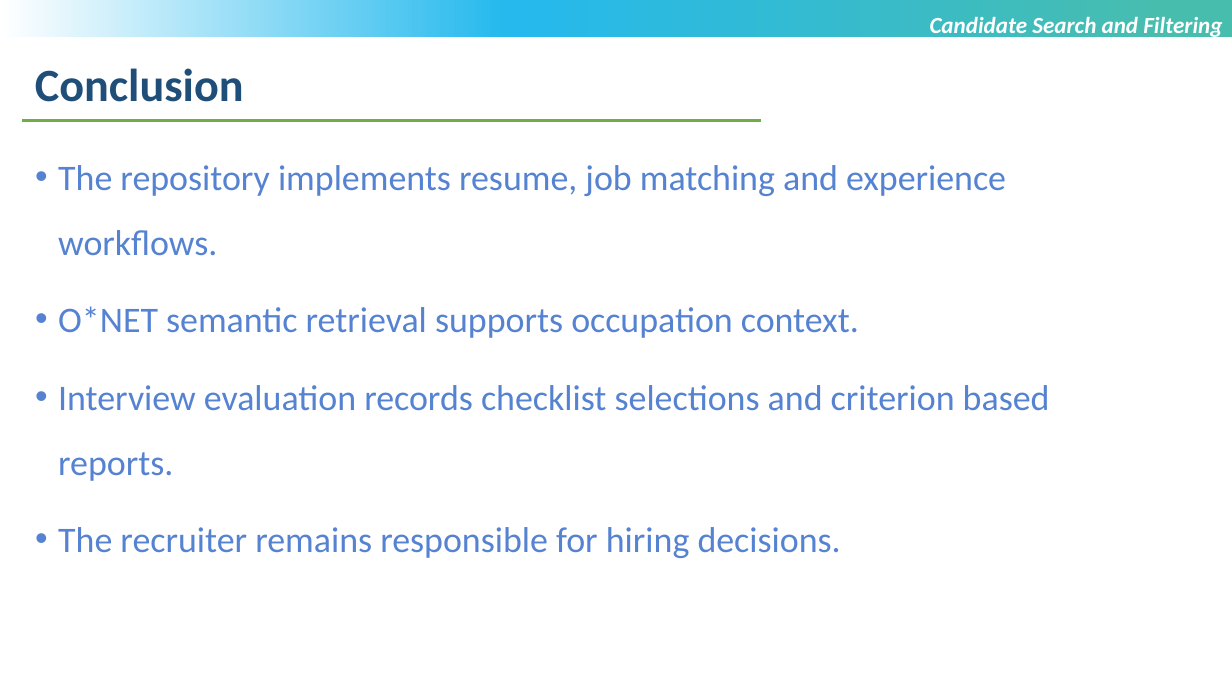
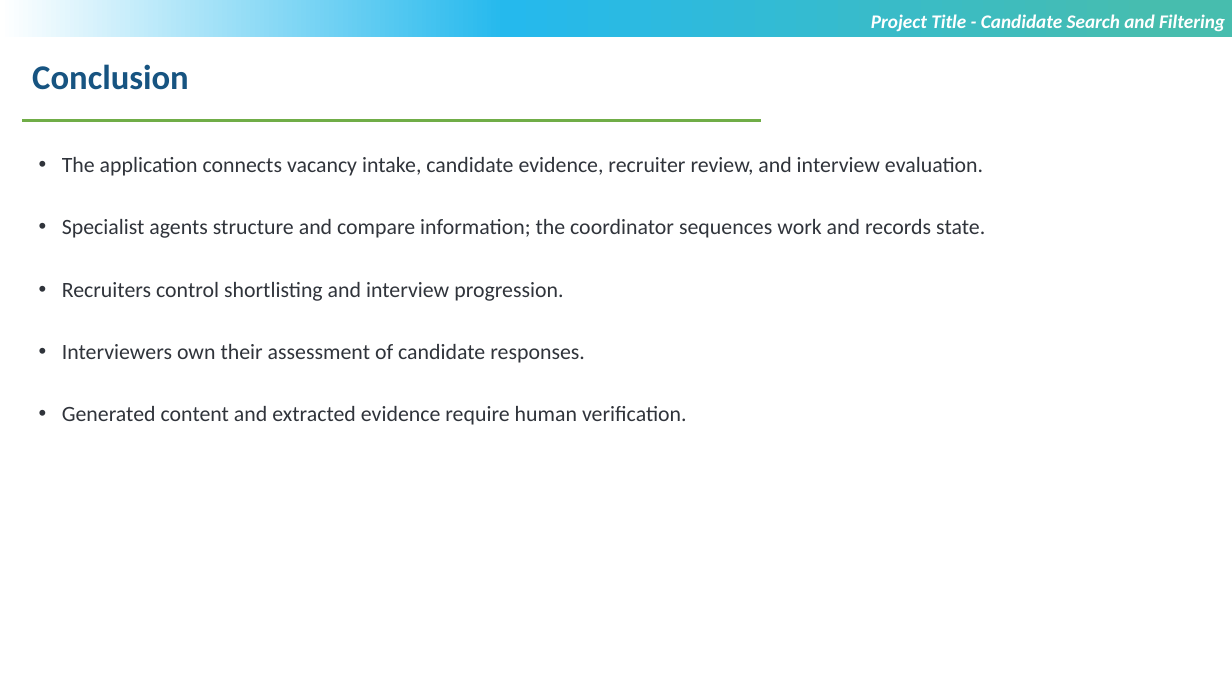
Before and after one commit to sammangigopichand/Candidate-Search-and-Filtering-using-Agentic-AI, a slide deck: slide 9 of Sammangi Gopi Chand_T9929_Review 3.pptx. Drawn at 1232x693 pixels with LibreOffice and Linux fonts; fonts in the diff are those of the drawing; background and template pictures are left out. Boxes give left, top, right and bottom in pixels: in the first picture for what was removed or moved away, otherwise in the second. Text is boxed around its words. In the diff, an @@ line names an element or a change of style, - is before the commit and + after.

```diff
--- a/Sammangi Gopi Chand_T9929_Review 3.pptx
+++ b/Sammangi Gopi Chand_T9929_Review 3.pptx
@@ text at box(871, 14, 1225, 32): text changed; size 18 to 15 pt @@
-Candidate Search and Filtering
+Project Title - Candidate Search and Filtering
@@ text "Conclusion" at box(32, 64, 189, 90): size 36 to 27 pt, text colour #1F4E79 to #175481 @@
@@ text at box(62, 157, 985, 425): text changed; size 28 to 17 pt; text colour #5583D1 to #30343B @@
-• The repository implements resume, job matching and experience workflows.
-• O*NET semantic retrieval supports occupation context.
-• Interview evaluation records checklist selections and criterion based reports.
-• The recruiter remains responsible for hiring decisions.
+• The application connects vacancy intake, candidate evidence, recruiter review, and interview evaluation.
+• Specialist agents structure and compare information; the coordinator sequences work and records state.
+• Recruiters control shortlisting and interview progression.
+• Interviewers own their assessment of candidate responses.
+• Generated content and extracted evidence require human verification.
```
Also in this commit, not shown: 9 other slides changed, 10 slides added, 1 slide removed, 2 other files.
